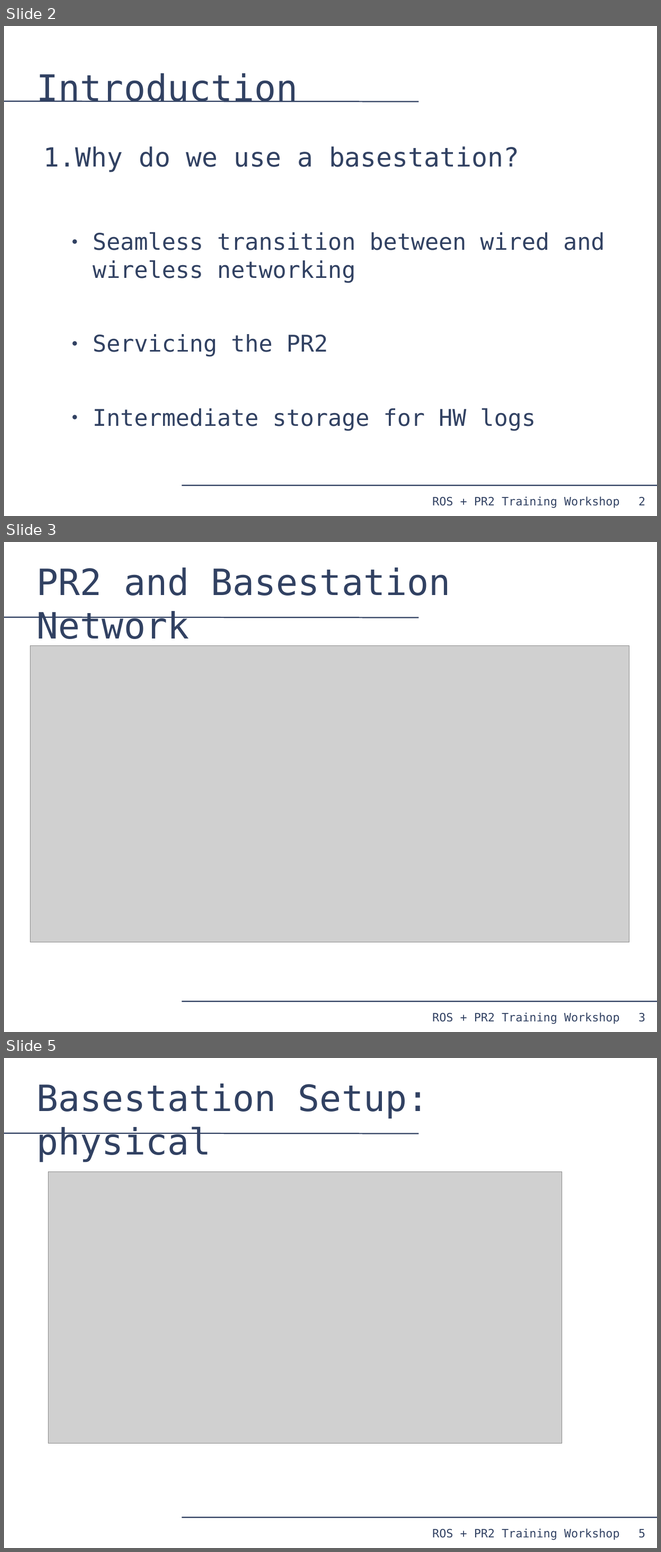
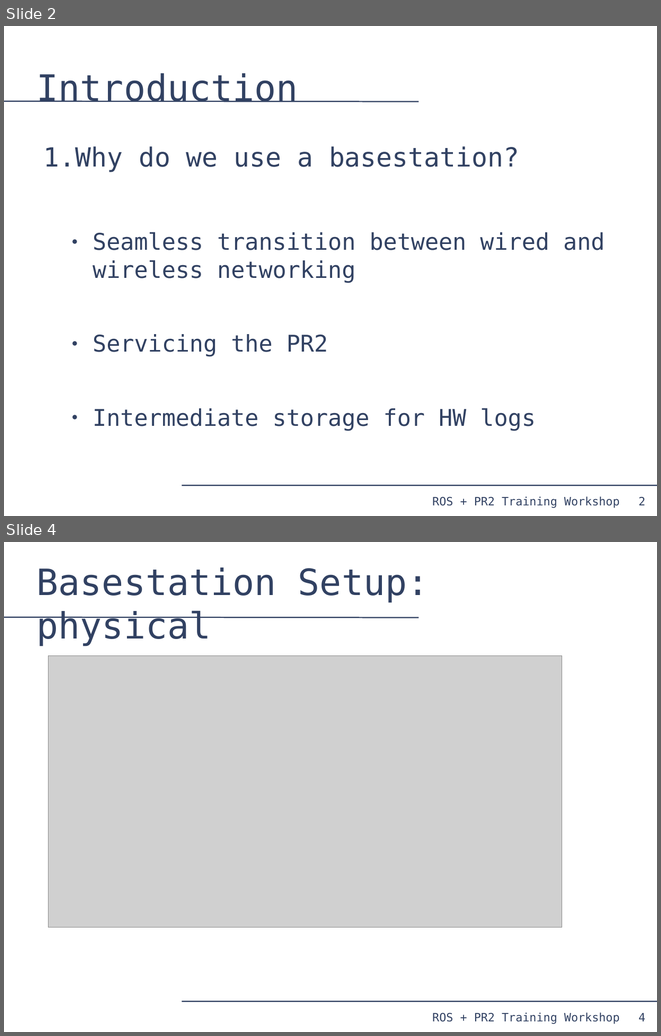
Before and after one commit to PR2/pr2_docs, a slide deck: pr2_training_workshop/installing_base_station/basestation.odp. Shown one above the other, each under a label of ours: slides 2, 3 and 5 before the commit, slides 2 and 4 after it; the slides between them are not shown. The pictures are 661x1552 and 661x1036 pixels, drawn with LibreOffice and Linux fonts; fonts in the diff are those of the drawing; grey boxes stand for pictures. Boxes give left, top, right and bottom in pixels: in the first picture for what was removed or moved away, otherwise in the second. Text is boxed around its words. In the diff, an @@ line names an element or a change of style, - is before the commit and + after.

Commit message:
Starting to change basestation slides

```diff
--- a/pr2_training_workshop/installing_base_station/basestation.odp
+++ b/pr2_training_workshop/installing_base_station/basestation.odp
@@ slide 3 removed at bbox=[4, 542, 657, 1032], background #FFFFFF; not listed: 4 template elements that a slide beside it also shows @@
@@ title removed at bbox=[37, 567, 450, 646] @@
-PR2 and Basestation Network
@@ picture removed at bbox=[30, 646, 629, 942] @@
@@ what was slide 5 is now slide 4 @@
@@ page number at bbox=[638, 1013, 645, 1021]: text changed @@
-5
+4
```
Also in this commit, not shown: 2 slides changed.
